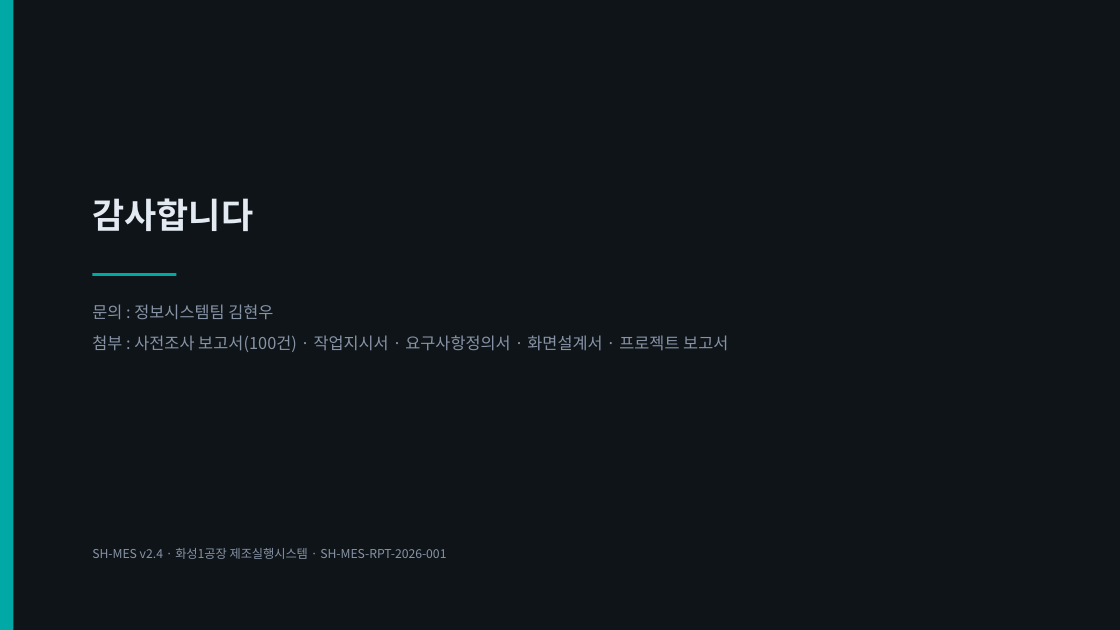
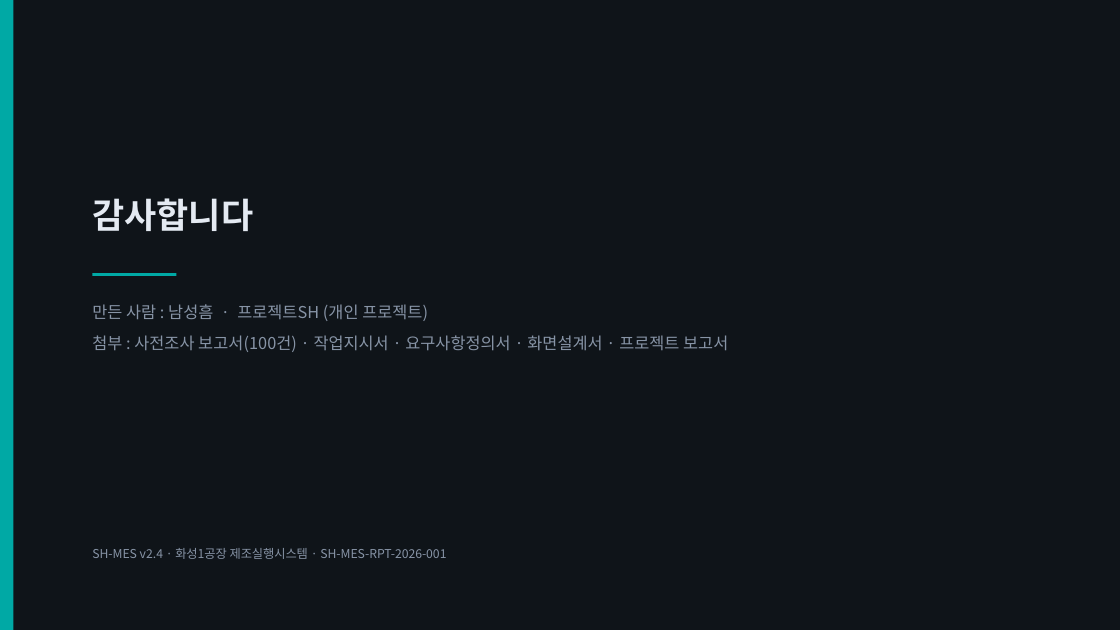
Before and after one commit to gngnll19999-alt/Project-SH-MES, a slide deck: slide 18 of presentation/SH-MES_프로젝트보고.pptx. Drawn at 1120x630 pixels with LibreOffice and Linux fonts; fonts in the diff are those of the drawing. Boxes give left, top, right and bottom in pixels: in the first picture for what was removed or moved away, otherwise in the second. Text is boxed around its words. In the diff, an @@ line names an element or a change of style, - is before the commit and + after.

Commit message:
개인 프로젝트(프로젝트SH) 기준으로 문서 정리
회사 과제 문서 틀로 쓰여 있던 부분을 걷어냈다.

- 발주 / 수행 / 보고 대상 / 검토·승인 행 제거, 작성자를 남성흠으로 통일
- 담당자별 배정(담당: OOO) 표기 제거 — 1인 개발이므로 의미 없음
- 투입 공수(M/M) 표 -> 개발 규모(화면 수, 모듈 구성, 외부 의존성) 표로 교체
- 인터뷰 인원수 등 조직 활동 근거를 공개 자료 조사 근거로 정정
- 각 문서 상단에 개인 프로젝트임을 명시 (등장하는 공장·수치는 설계 전제)
- README 상단에 프로젝트SH 배너 추가
- 데모 test 계정 표시명을 남성흠으로 변경
- 발표자료 3종 재생성 (표지 메타, 공수 슬라이드, 마무리 슬라이드)

```diff
--- a/presentation/SH-MES_프로젝트보고.pptx
+++ b/presentation/SH-MES_프로젝트보고.pptx
@@ text at box(92, 304, 428, 321): text changed @@
-문의 : 정보시스템팀 김현우
+만든 사람 : 남성흠 · 프로젝트SH (개인 프로젝트)
```
Also in this commit, not shown: 4 other slides changed, 10 other files.
